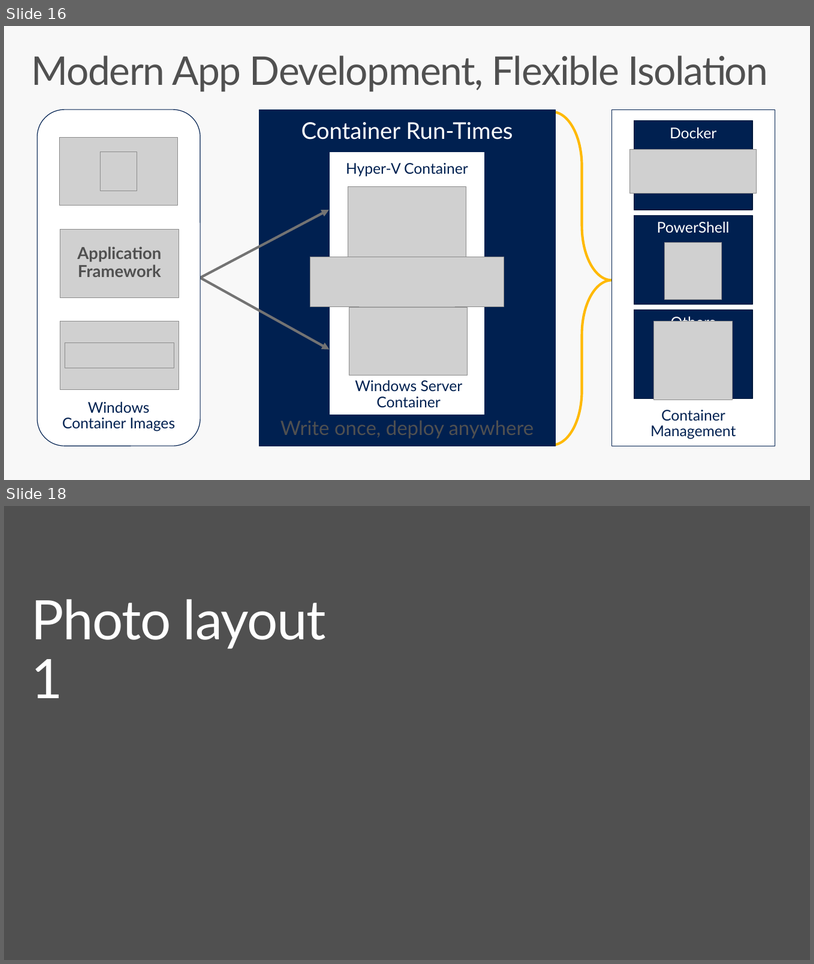
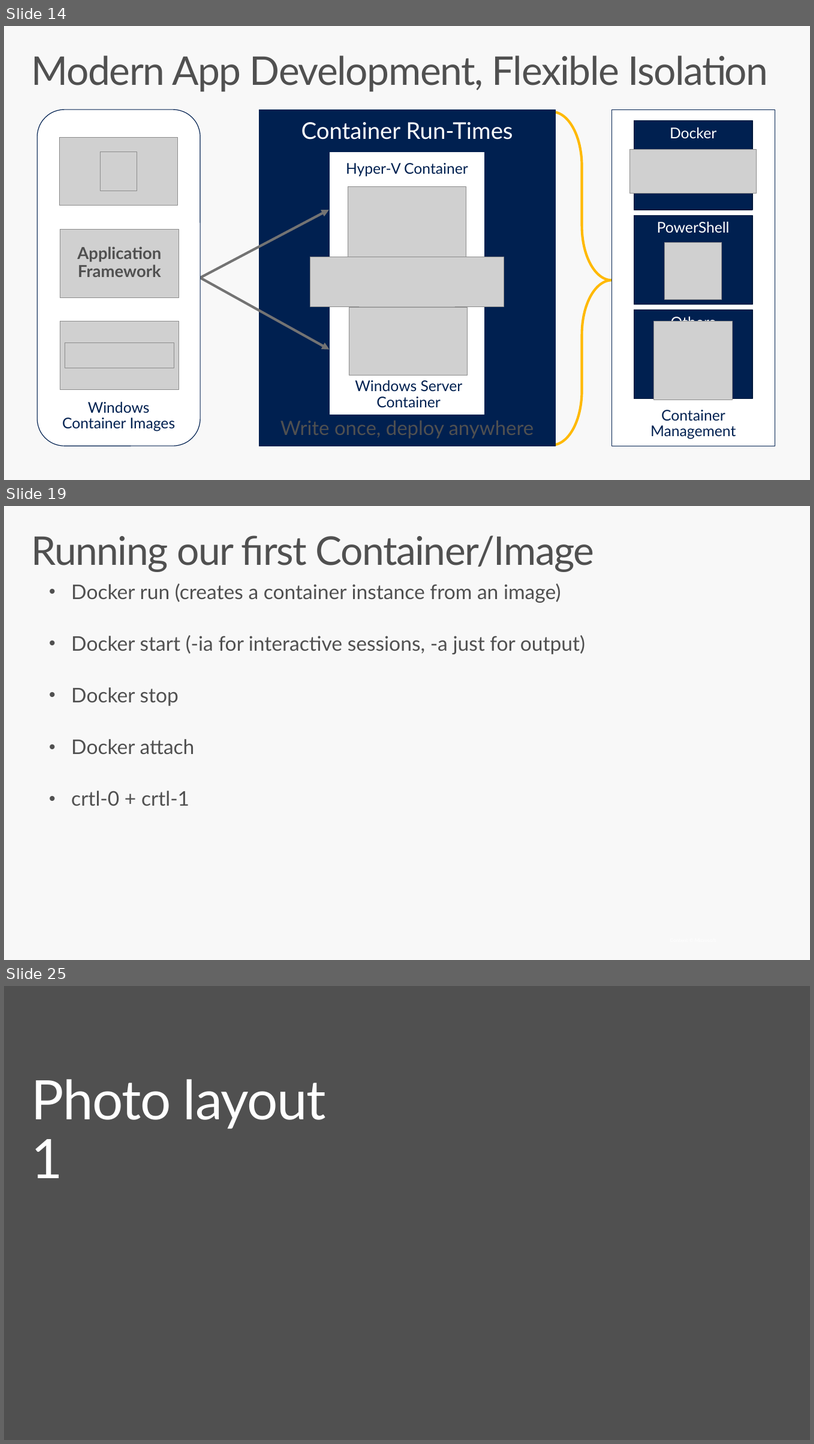
Before and after one commit to brentstineman/PersonalStuff, a slide deck: Presentations/ContainersForWindowsDevs.pptx. Shown one above the other, each under a label of ours: slides 16 and 18 before the commit, slides 14, 19 and 25 after it; the slides between them are not shown. The pictures are 814x964 and 814x1444 pixels, drawn with LibreOffice and Linux fonts; fonts in the diff are those of the drawing; grey boxes stand for pictures; background and template pictures are left out. Boxes give left, top, right and bottom in pixels: in the first picture for what was removed or moved away, otherwise in the second. Text is boxed around its words. In the diff, an @@ line names an element or a change of style, - is before the commit and + after.

Commit message:
updated Container presentation

```diff
--- a/Presentations/ContainersForWindowsDevs.pptx
+++ b/Presentations/ContainersForWindowsDevs.pptx
@@ slide 19 added at [4, 506, 810, 960], background #F8F8F8 @@
@@ title added at [31, 535, 594, 572], 48 pt, text #505050 @@
+Running our first Container/Image
@@ text added at [71, 583, 585, 806], 24.5 pt, text #505050 @@
+• Docker run (creates a container instance from an image)
+• Docker start (-ia for interactive sessions, -a just for output)
+• Docker stop
+• Docker attach
+• crtl-0 + crtl-1
@@ what was slide 16 is now slide 14 @@
@@ what was slide 18 is now slide 25 @@
```
Also in this commit, not shown: 2 slides changed, 8 other slides added, 2 slides removed.
